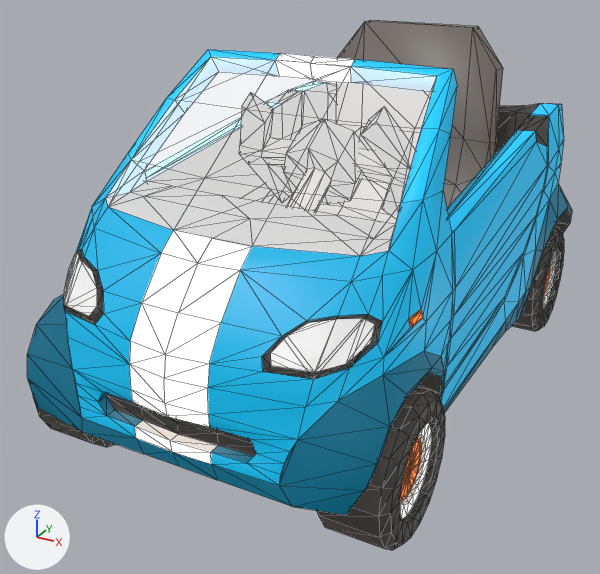
A saved change to the glTF model models/gltf/stop_car.glb.
Both versions are drawn from a camera (50 mm lens) standing at (2.21, -4.57, 2.85) and looking at (-0.15, -0.28, 0.7). The axes (+X, +Y, +Z) are drawn at lower left. The lights are the same throughout. Mesh edges are drawn as thin lines. Vertices at the same position are counted once.

Script lines for the objects in view, before the commit:
```python
mat_basic_toon = bpy.data.materials.new('BASIC TOON')
mat_basic_toon.use_nodes = True; mat_basic_toon.node_tree.nodes.clear()
_N = mat_basic_toon.node_tree.nodes; _L = mat_basic_toon.node_tree.links
n0 = _N.new('ShaderNodeBsdfPrincipled'); n0.name = 'Principled BSDF'
n0.inputs[28].default_value = 1.0  # 'Emission Strength'
n1 = _N.new('ShaderNodeOutputMaterial'); n1.name = 'Material Output'
n2 = _N.new('ShaderNodeTexImage'); n2.name = 'Image Texture'
n2.image = img_map2
n3 = _N.new('ShaderNodeTexImage'); n3.name = 'Image Texture.001'
n3.image = img_map2
_L.new(n0.outputs[0], n1.inputs[0])  # 'BSDF' to 'Surface'
_L.new(n2.outputs[0], n0.inputs[27])  # 'Color' to 'Emission Color'
_L.new(n3.outputs[0], n0.inputs[0])  # 'Color' to 'Base Color'
_L.new(n3.outputs[1], n0.inputs[4])  # 'Alpha' to 'Alpha'
me_cube_001 = bpy.data.meshes.new('Cube.001')
me_cube_001.from_pydata(...)  # 1816 vertices, 3549 faces; spans x -1.12..1.12, y -1.89..1.89, z 0.0..2.19
me_cube_001.materials.append(mat_basic_toon)
me_cube_004 = bpy.data.meshes.new('Cube.004')
me_cube_004.from_pydata(...)  # 62 vertices, 100 faces; spans x -0.91..0.91, y -1.79..-0.37, z 1.0..2.13
me_cube_004.materials.append(mat_basic_toon)
ob_stop_car = bpy.data.objects.new('stop_car', me_cube_001)
ob_stop_car.location = (0.0, 0.0, 0.0)
ob_stop_car_glass = bpy.data.objects.new('stop_car_glass', me_cube_004)
ob_stop_car_glass.location = (0.0, 0.0, 0.0)
```
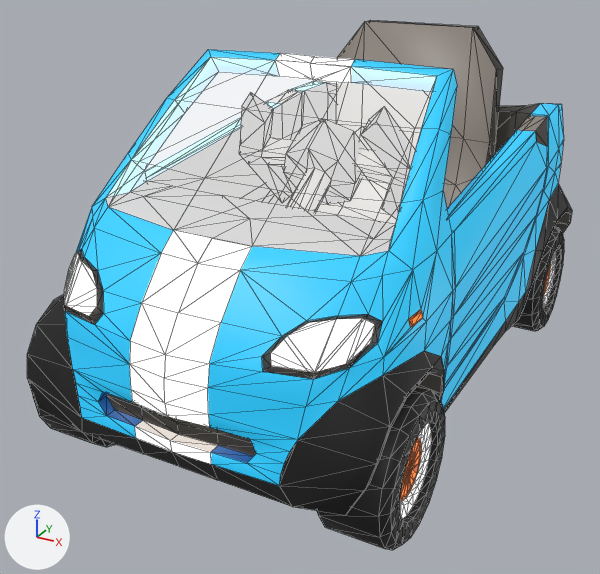
Pixel boxes [x1, y1, x2, y2] of what changed, in the pictures (600 x 574 px):
```json
{"object": "stop_car", "change": "surface changed", "before": [27, 20, 572, 550], "after": [27, 20, 572, 550]}
```

Edits to the scene script, one JSON object a line:
```json
{"op": "add", "block": "img_map", "code": ["img_map = load_image('map', '_unpacked/map', 1024, 1024, 'sRGB')"]}
{"block": "mat_basic_toon", "where": "n2 = _N.new('ShaderNodeTexImage'); n2.name = 'Image Texture'"}
{"op": "set", "path": "n2.image", "old": "img_map2", "new": "img_map"}
{"block": "mat_basic_toon", "where": "n3 = _N.new('ShaderNodeTexImage'); n3.name = 'Image Texture.001'"}
{"op": "set", "path": "n3.image", "old": "img_map2", "new": "img_map"}
{"block": "me_cube_001", "where": "me_cube_001.from_pydata(...)  # 1816 vertices, 3549 faces; spans x -1.12..1.12, y -1.89..1.89, z 0.0..2.19"}
{"block": "me_cube_001", "where": "# used by ob_stop_car; location = (0.0, 0.0, 0.0)"}
{"block": "me_cube_001", "change": "me_cube_001 part 1: texture (UV) coordinates of 3549 of 3549 faces, centred in x -1.11..1.11, y -1.88..1.88, z 0.0..2.19, changed; they spanned u 0.03..0.47, v 0.65..0.91 and now span u 0.16..0.97, v 0.65..0.78"}
```
